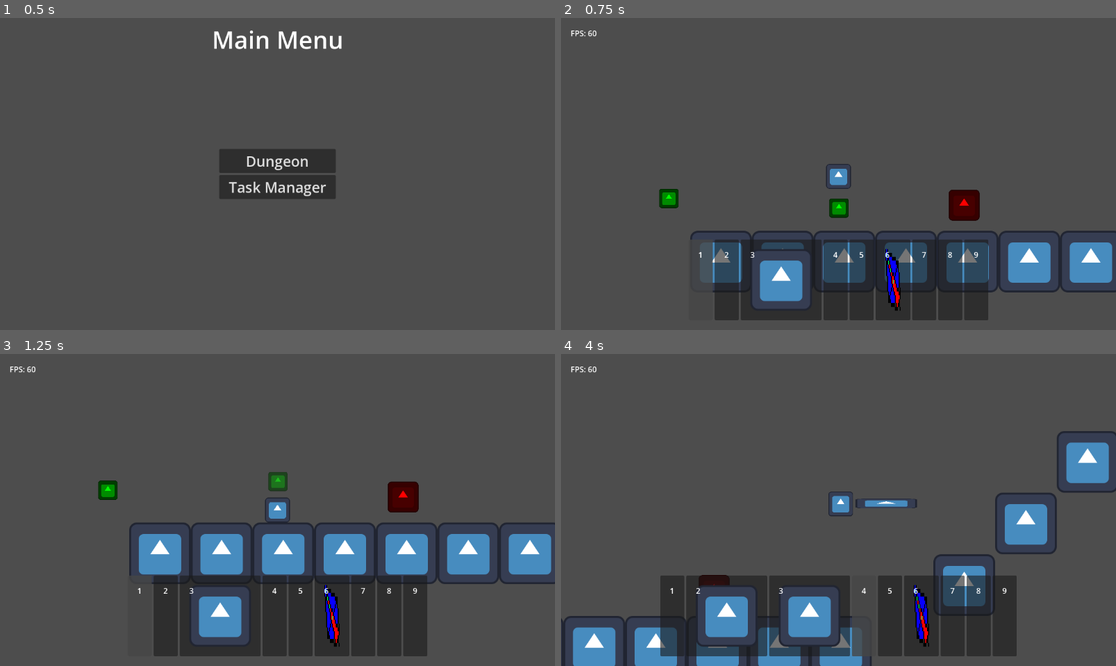
Above: before the commit, frames 1-4 (two rows, left to right).
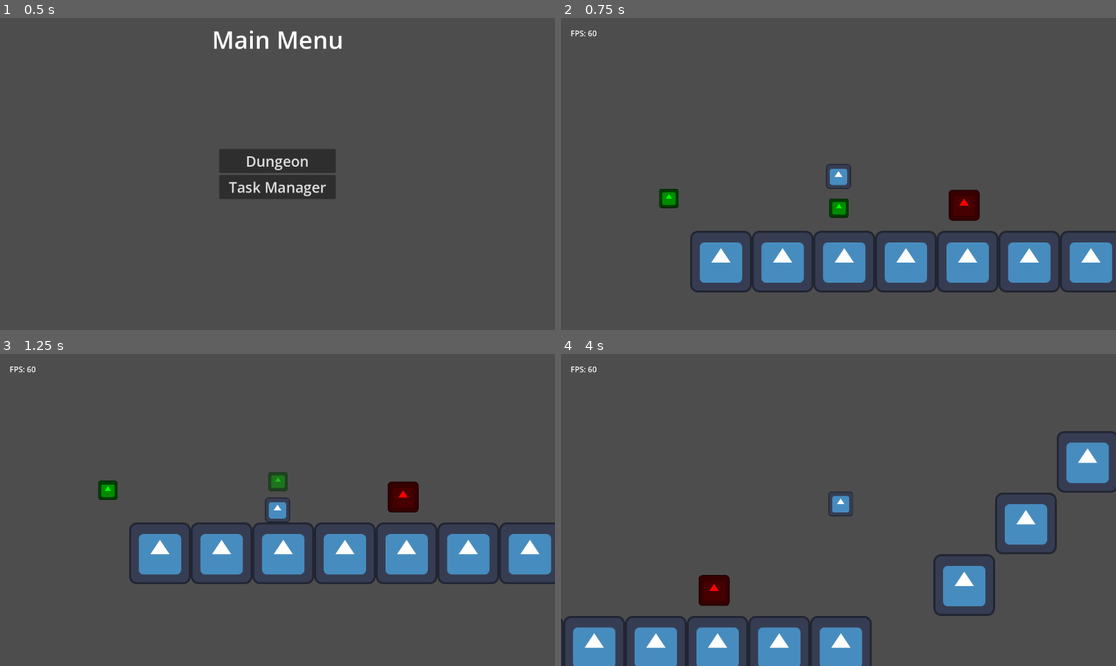
Above: after the commit, the same moments.

Repository: TheHumanMRP/RPG-Life-Tracker
Game: Godot game, scene res://Folders/Systems/Main/Scenes/main_scene.tscn
Two runs of this game, one before a commit and one after it. Both use one fixed random seed, a clock stepped at 60 frames per second and the inputs below. The engine's default icon, where the game draws it, is replaced by a stand-in: a white triangle on a blue panel in a dark square.
Inputs (mouse positions are in pixels of both pictures, inside the frame that each line leads up to):
- Up to frame 1 (0.5 s): no input
- Up to frame 2 (0.75 s): click "Dungeon" at 0.5 s
- Up to frame 3 (1.25 s): no input
- Up to frame 4 (4 s): move the mouse to (699, 616) at 1.27 s; hold D (move_right) 1.28-2.78 s; tap T (add_test_sword) at 1.35, 2.85 s; click (699, 616) at 1.42 s; tap Space (jump) at 1.52, 2.27, 3.77 s; move the mouse to (727, 616) at 2.02 s; tap E (equip_item) at 2.1, 3.6 s; click (727, 616) at 2.17 s; move the mouse to (783, 616) at 2.77 s; hold A (move_left) 2.78-3.53 s; click (783, 616) at 2.92 s; move the mouse to (866, 616) at 3.52 s; hold D (move_right) from 3.53 s (still down); click (866, 616) at 3.67 s

Frame 1 is identical in both runs. In frame 2, 11% of the frame differs, in the area x 23-77%, y 71-97%; in frame 3, 11%; in frame 4, 13%, in the area x 17-83%, y 46-97%.
Error after the commit: Parse Error: Identifier "item_id" not declared in the current scope. (res://Folders/Systems/Inventory_System/Scripts/Hotbar/hotbar_slot.gd:103)

Commit message:
Auto commit at 2026-08-30 22:25:45

Diff:
--- a/Folders/Systems/Inventory_System/Scripts/Hotbar/hotbar_slot.gd
+++ b/Folders/Systems/Inventory_System/Scripts/Hotbar/hotbar_slot.gd
@@ -7,7 +7,6 @@
 # ------------------------------------------------------------------------------
 
 @export var accepted_item_type: All_Enums.ITEM_TYPES = All_Enums.ITEM_TYPES.Item
-@export var item_id: int
 @export var slot_index: int
 
 
@@ -52,7 +51,7 @@
 func refresh_logo() -> void:
 	display_logo.texture = null
 
-	if item_id == Constants.NO_ITEM:
+	if InfoGetter.get_hotbar()[slot_index] == Constants.NO_ITEM:
 		return
 
 	var item: ItemEntry = get_item()
@@ -82,7 +81,7 @@
 # Item Validation
 # ------------------------------------------------------------------------------
 func check_type_of_item() -> void:
-	if item_id == Constants.NO_ITEM:
+	if InfoGetter.get_hotbar()[slot_index] == Constants.NO_ITEM:
 		return
 
 	if accepted_item_type == All_Enums.ITEM_TYPES.Item:
